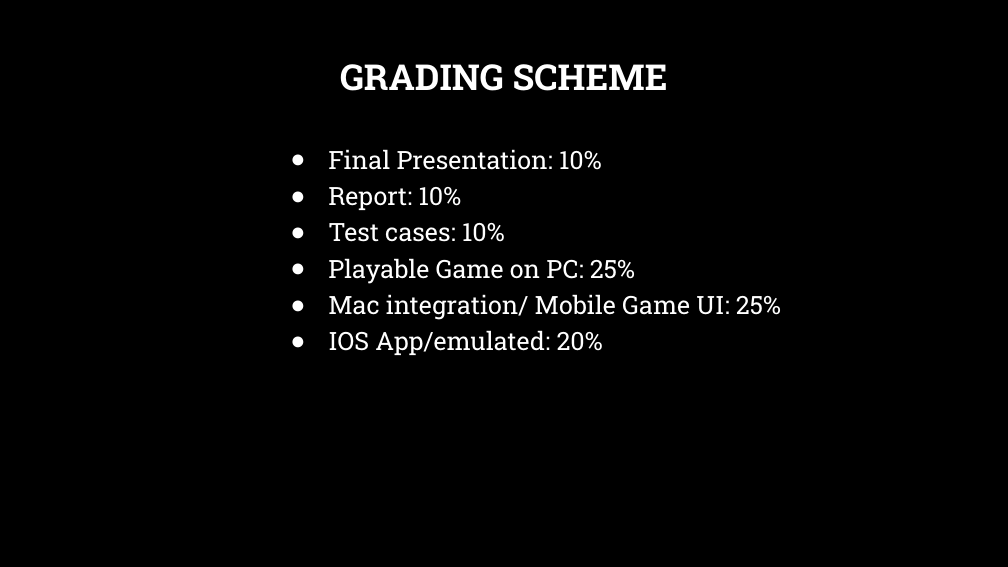
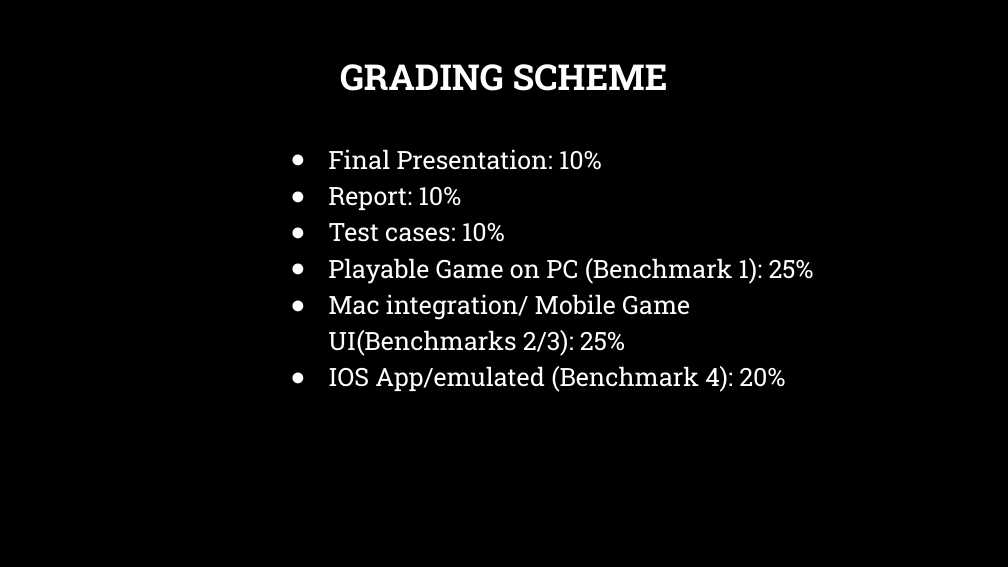
Before and after one commit to steveb1250/Devils_Grip_Proposal, a slide deck: slide 11 of CSC_520_Devils_Grip.pptx. Drawn at 1008x567 pixels with LibreOffice and Linux fonts; fonts in the diff are those of the drawing; background and template pictures are left out. Boxes give left, top, right and bottom in pixels: in the first picture for what was removed or moved away, otherwise in the second. Text is boxed around its words. In the diff, an @@ line names an element or a change of style, - is before the commit and + after.

```diff
--- a/CSC_520_Devils_Grip.pptx
+++ b/CSC_520_Devils_Grip.pptx
@@ text at (328, 258, 814, 392): text changed @@
-● Playable Game on PC: 25%
-● Mac integration/ Mobile Game UI: 25%
-● IOS App/emulated: 20%
+● Playable Game on PC (Benchmark 1): 25%
+● Mac integration/ Mobile Game UI(Benchmarks 2/3): 25%
+● IOS App/emulated (Benchmark 4): 20%
```
Also in this commit, not shown: 1 other file.
